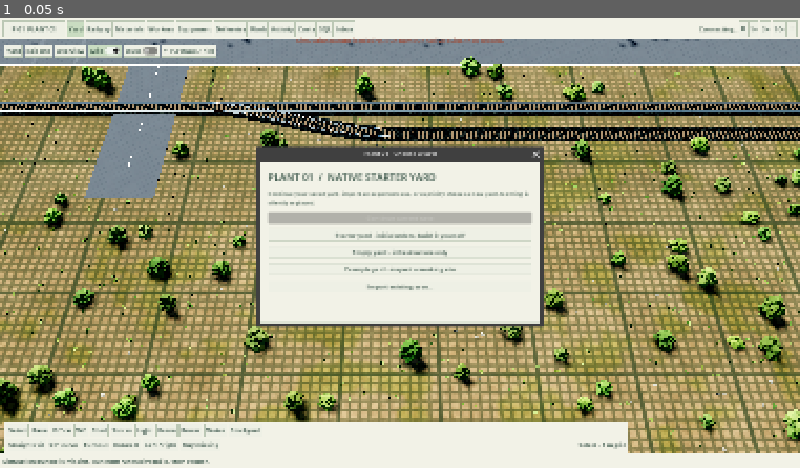
Above: before the commit, frame 1.
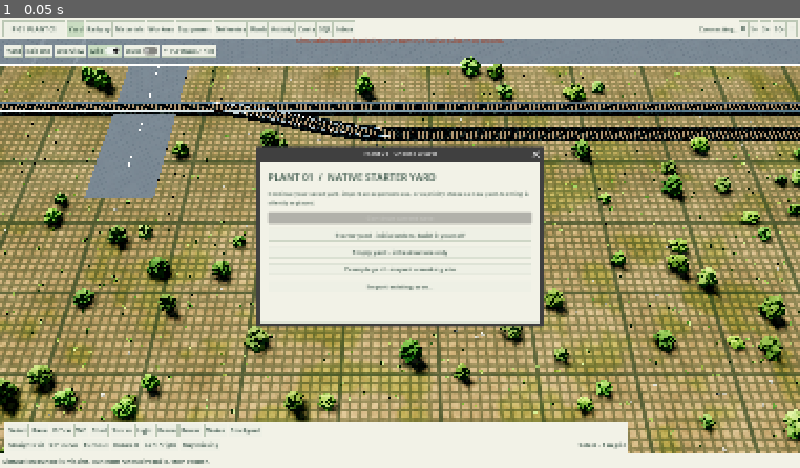
Above: after the commit, the same moment.

Repository: lukacslacko/factory_game
Game: Godot game, scene res://main.tscn
The game is run twice, just before and just after one commit, with the same random seed, the same clock (stepped at 60 frames per second) and the same inputs.
Inputs:
- Up to frame 1 (0.05 s): no input

The runs differ from the first frame. In frame 1, less than 0.1% of the frame differs, in the area x 3-88%, y 4-7%.

Commit message:
Stop placing decorative roadside powerline

Diff:
--- a/native/scripts/game_world.gd
+++ b/native/scripts/game_world.gd
@@ -463,17 +463,21 @@
 		var x:float=i*.25;var t:=x/25.0;branch.append({"x":x,"z":5*(3*t*t-2*t*t*t)})
 	paths.append({"points":branch});paths.append({"points":[{"x":25,"z":5},{"x":125,"z":5}]})
 	_track_paths(group,paths,true)
+
+# Retained roadside asset builder; the playable corridor has no overhead
+# powerline while underground electrical construction is tracked in issue #13.
+func _roadside_powerline(parent:Node3D)->void:
 	var steel:=G.mat("54615e",.57,.35); var wood:=G.mat("7c704b",.90)
 	for x in range(-140,301,28):
-		G.cylinder(group,Vector3(x,4.1,-19.5),.13,8.2,wood,12)
-		G.box(group,Vector3(x,7.65,-19.5),Vector3(.18,.17,2.1),steel)
+		G.cylinder(parent,Vector3(x,4.1,-19.5),.13,8.2,wood,12)
+		G.box(parent,Vector3(x,7.65,-19.5),Vector3(.18,.17,2.1),steel)
 		for z in [-20.25,-19.5,-18.75]:
-			G.cylinder(group,Vector3(x,7.85,z),.06,.20,G.mat("c9d1c6",.38),12)
+			G.cylinder(parent,Vector3(x,7.85,z),.06,.20,G.mat("c9d1c6",.38),12)
 			if x<272:
 				var previous:=Vector3(x,7.97,z)
 				for step in range(1,9):
 					var t:float=step/8.0;var next:=Vector3(x+t*28,7.97-.58*sin(t*PI),z)
-					G.rod(group,previous,next,.012,steel,6);previous=next
+					G.rod(parent,previous,next,.012,steel,6);previous=next
 
 func _track_paths(parent:Node3D,paths:Array,ballast:bool)->void:
 	var b:=R.Batch.new(); var m:=Models.materials(); var rail:Array=[G.mat("dbddd5",.18,.88),G.mat("955532",.82,.26),m.steel]
Not shown, changed: README.md
Not shown, changed: docs/design/design-journal.md
Not shown, changed: native/README.md
Not shown, changed: package-lock.json
Not shown, changed: package.json
Not shown, changed: scripts/package-native-macos.py
